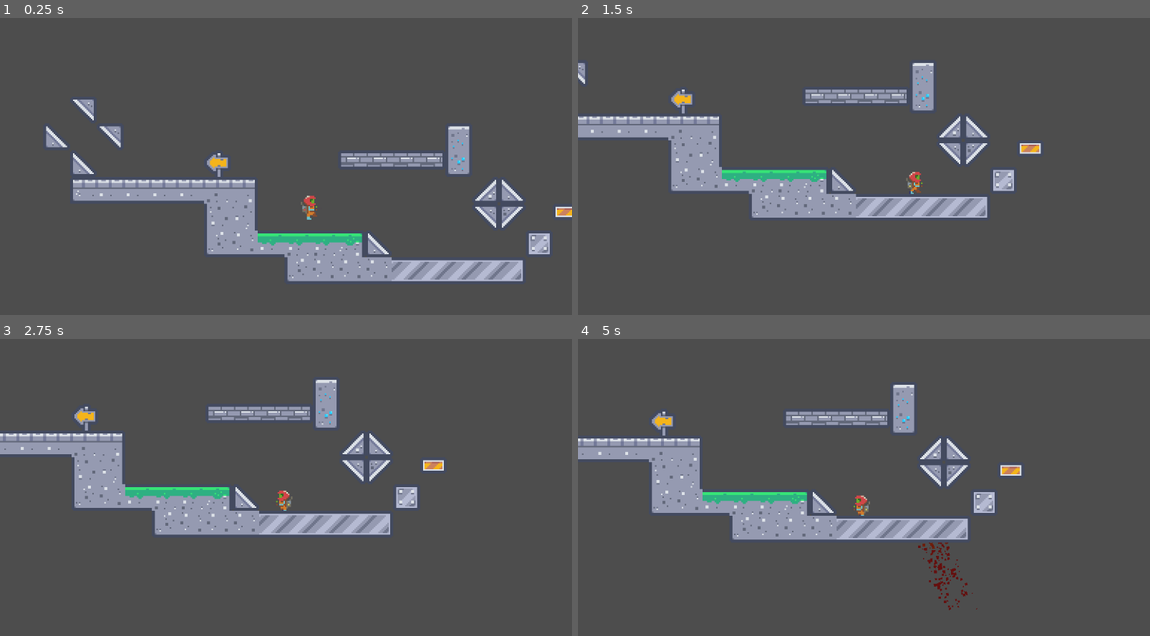
Above: before the commit, frames 1-4 (two rows, left to right).
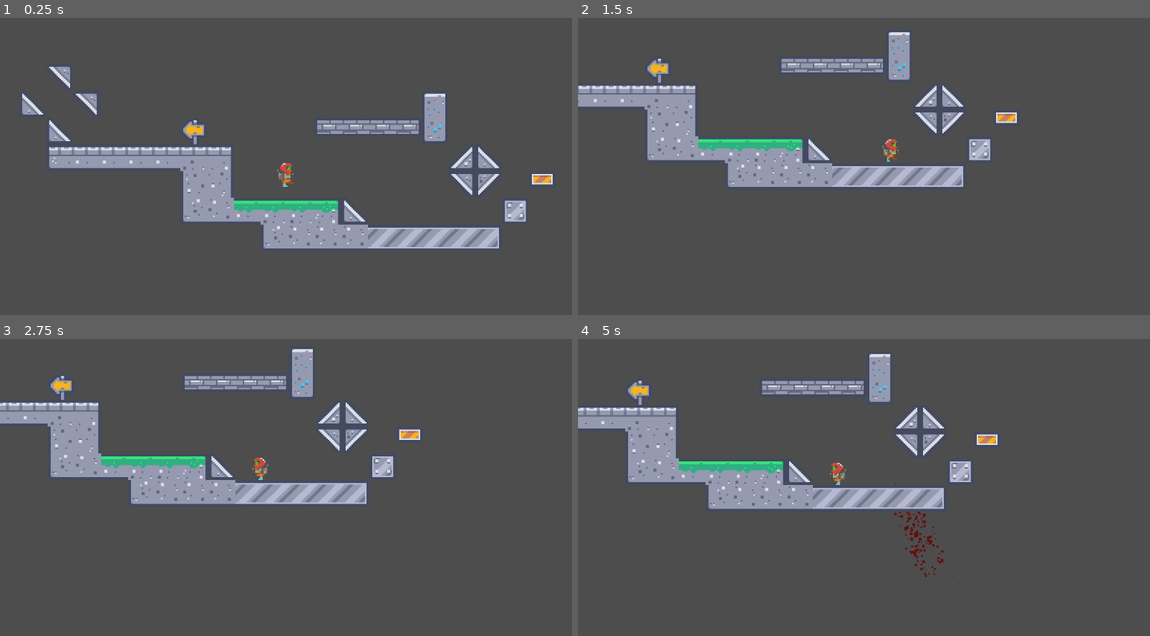
Above: after the commit, the same moments.

Repository: Kerwanc/TrantorIgniation
Game: Godot game, scene res://scenes/game.tscn
The game is run twice, just before and just after one commit, with the same random seed, the same clock (stepped at 60 frames per second) and the same inputs.
Inputs:
- Up to frame 1 (0.25 s): no input
- Up to frame 2 (1.5 s): tap Enter (ui_accept) at 0.5, 0.77 s; hold Right (ui_right) from 0.53 s (still down)
- Up to frame 3 (2.75 s): tap Enter (ui_accept) at 1.52 s; release Right (ui_right) at 2.03 s; hold Left (ui_left) from 2.03 s (still down)
- Up to frame 4 (5 s): release Left (ui_left) at 2.78 s; hold Right (ui_right) 2.78-4.28 s; tap Enter (ui_accept) at 3.02, 3.77, 4.52 s; hold Left (ui_left) from 4.28 s (still down)

The runs differ from the first frame. In frame 1, 20% of the frame differs, in the area x 3-100%, y 16-89%; in frame 2, 17%; in frame 3, 17%; in frame 4, 17%.

Commit message:
feat(hitbox): adding base hitbox files

Diff:
--- a/scenes/game.tscn
+++ b/scenes/game.tscn
@@ -618,7 +618,7 @@
 [node name="Player" parent="." unique_id=1328390747 instance=ExtResource("1_uwrxv")]
 position = Vector2(16, 22)
 
-[node name="Camera2D" type="Camera2D" parent="Player" unique_id=421693911]
+[node name="Camera2D2" type="Camera2D" parent="Player" unique_id=421693911]
 position = Vector2(-16, -22)
 zoom = Vector2(3, 3)
 position_smoothing_enabled = true
--- a/scenes/player.tscn
+++ b/scenes/player.tscn
@@ -2,6 +2,7 @@
 
 [ext_resource type="Script" uid="uid://lj43eeum72hj" path="res://scenes/player.gd" id="1_g2els"]
 [ext_resource type="Texture2D" uid="uid://ba75k7i5yub1w" path="res://assets/Characters/SpaceExplorerSheet(1).png" id="2_g2els"]
+[ext_resource type="Script" uid="uid://bjv8mcwjefc48" path="res://scenes/player_colisions.gd" id="3_qhqgy"]
 
 [sub_resource type="AtlasTexture" id="AtlasTexture_smehm"]
 atlas = ExtResource("2_g2els")
@@ -77,7 +78,7 @@
 
 [sub_resource type="CapsuleShape2D" id="CapsuleShape2D_3vyb7"]
 radius = 4.5
-height = 9.0
+height = 12.0
 
 [sub_resource type="Gradient" id="Gradient_g2els"]
 offsets = PackedFloat32Array(0.10283688, 0.28014183, 0.4490446, 0.72695035)
@@ -118,3 +119,8 @@
 [node name="Camera2D" type="Camera2D" parent="." unique_id=71976776]
 zoom = Vector2(3, 3)
 position_smoothing_enabled = true
+
+[node name="Area2D" type="Area2D" parent="." unique_id=1610488314]
+script = ExtResource("3_qhqgy")
+
+[node name="CollisionShape2D" type="CollisionShape2D" parent="Area2D" unique_id=897668653]
--- /dev/null
+++ b/scenes/player_colisions.gd
@@ -0,0 +1,9 @@
+extends Area2D
+
+
+func _ready() -> void:
+	pass # Replace with function body.
+
+
+func _process(delta: float) -> void:
+	pass
Not shown, added: scenes/player_colisions.gd.uid
